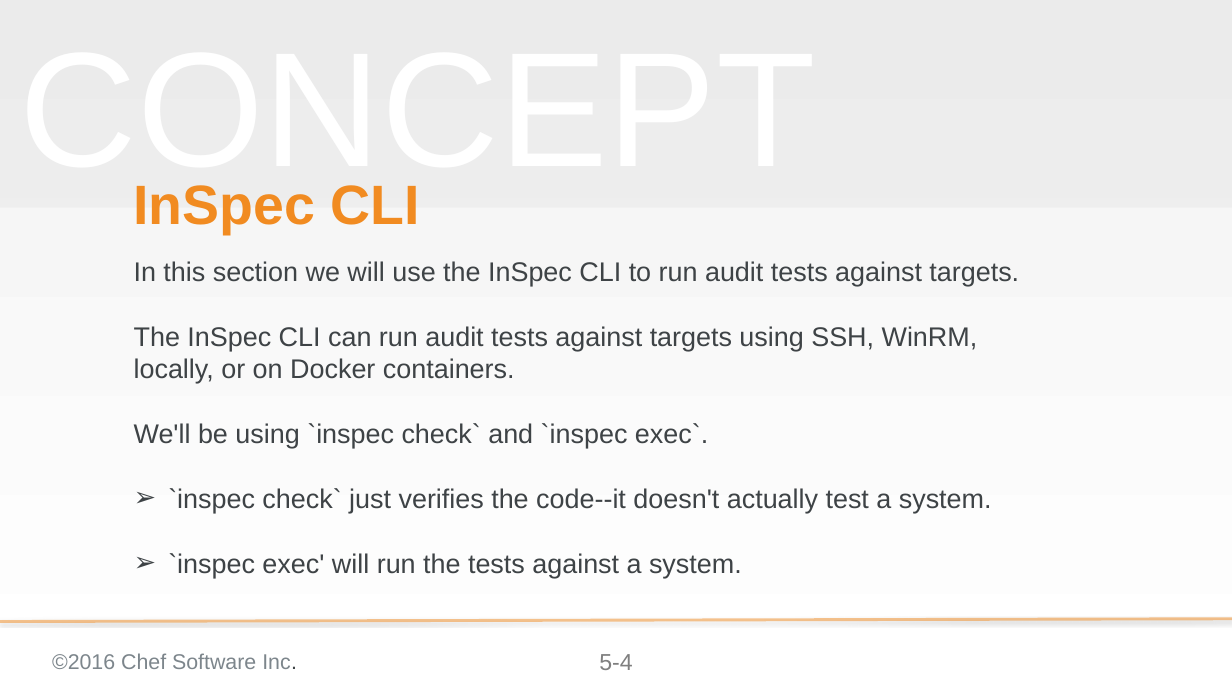
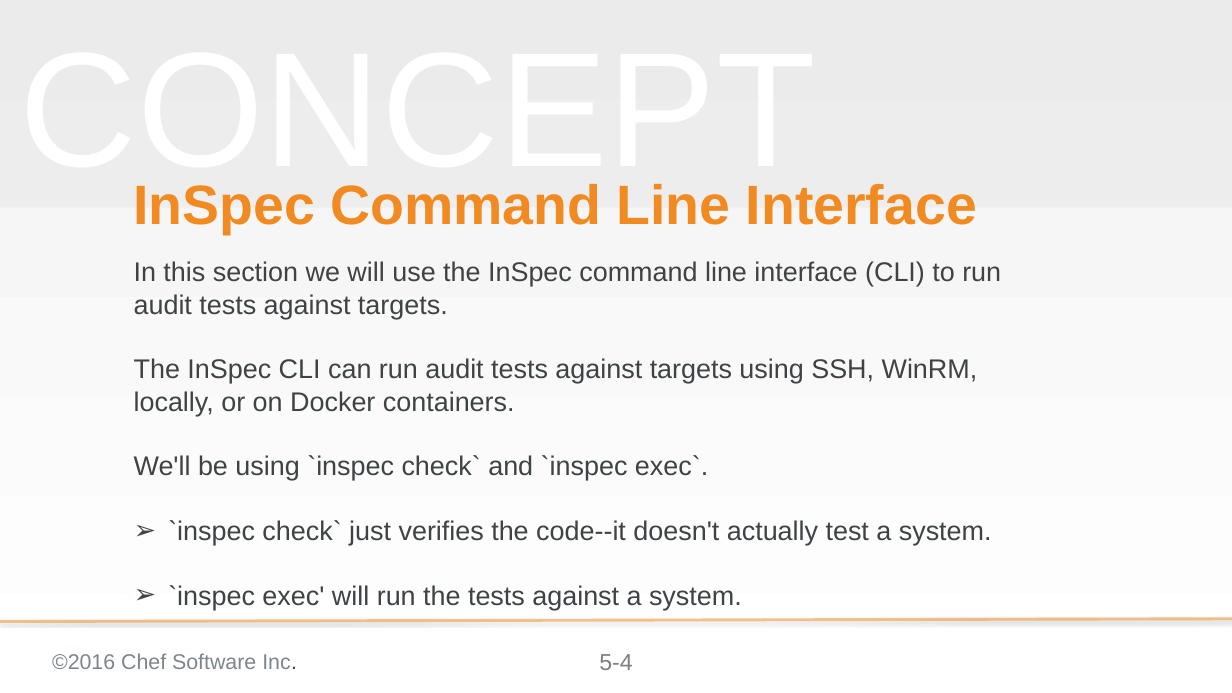
Before and after one commit to bchamby/chef-compliance-installation-configuration-operation, a slide deck: slide 4 of 05-creating-custom-profiles.pptx. Drawn at 1232x693 pixels with LibreOffice and Linux fonts; fonts in the diff are those of the drawing; background and template pictures are left out. Boxes give left, top, right and bottom in pixels: in the first picture for what was removed or moved away, otherwise in the second. Text is boxed around its words. In the diff, an @@ line names an element or a change of style, - is before the commit and + after.

Commit message:
Update creating custom profiles
* Update objective:  'Use InSpec...' not 'Using InSpec...'
* Spell out 'command line interface'
* Change the header of the slide for creating the profile directory
* Change the header of the slide when creating the metadata.rb file, use 'Creat
e' instead of 'Creating'
* Downloading the zipped profile and uploading it are two different objectives
* Align the output of the zip command
* Correct the title of the slide when re-scanning the node 'Scan Your Node' ins
tead of 'Upload the Profile to Chef Compliance'

```diff
--- a/05-creating-custom-profiles.pptx
+++ b/05-creating-custom-profiles.pptx
@@ title at box(134, 184, 977, 234): text changed @@
-InSpec CLI
+InSpec Command Line Interface
@@ subtitle at box(134, 261, 1001, 319): text changed @@
-In this section we will use the InSpec CLI to run audit tests against targets.
+In this section we will use the InSpec command line interface (CLI) to run audit tests against targets.
```
Also in this commit, not shown: 5 other slides changed.
